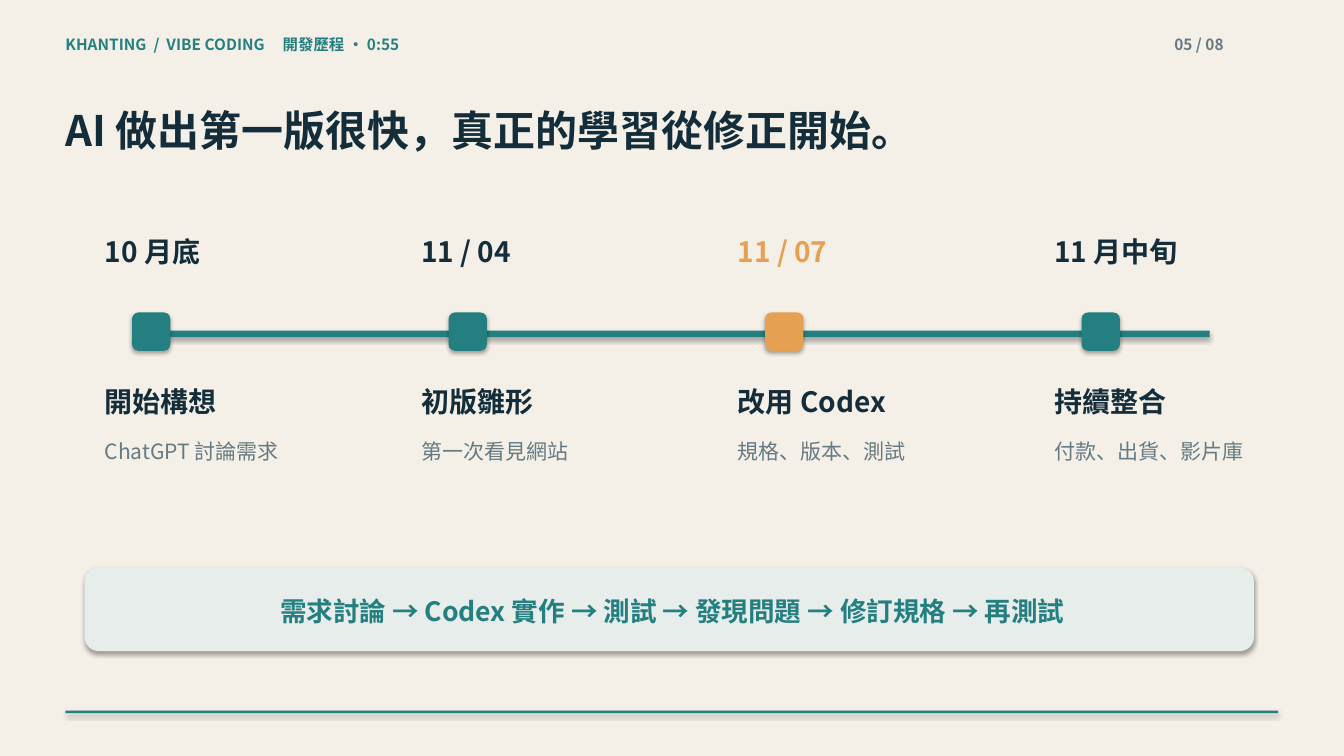
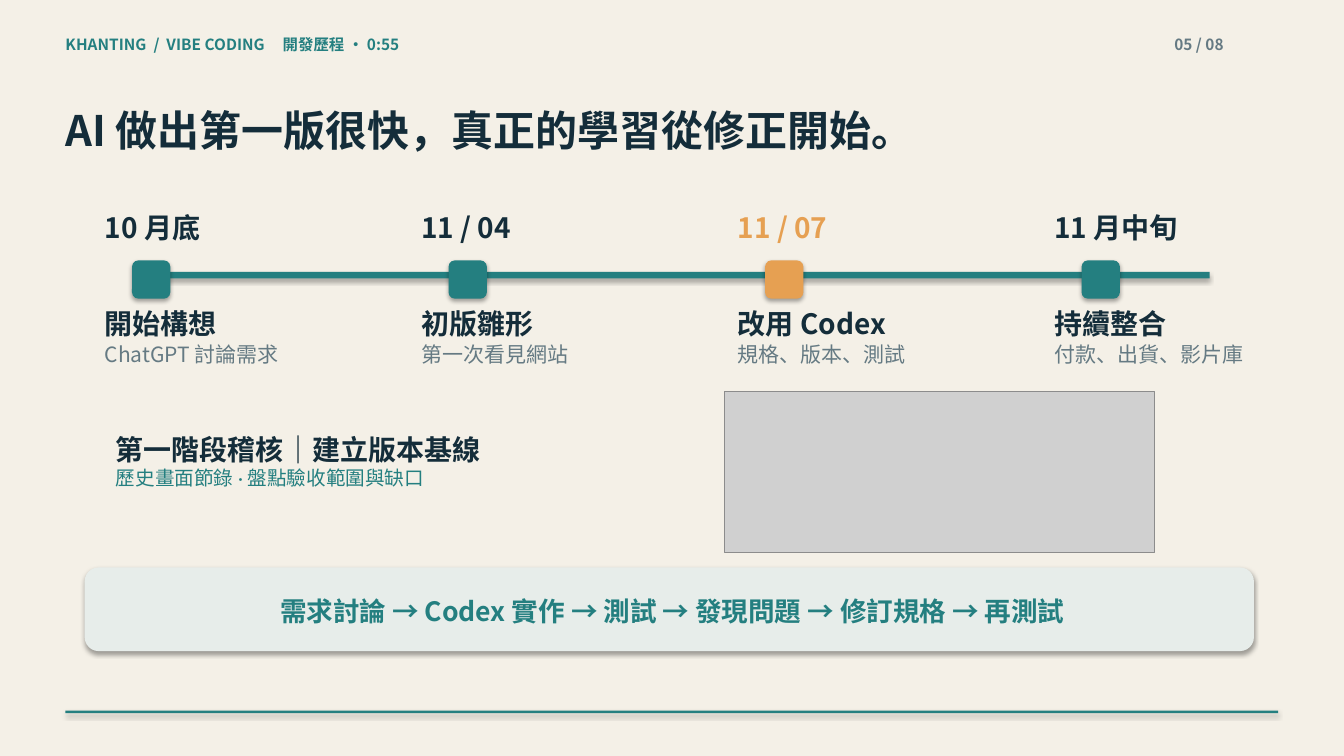
Before and after one commit to klfishmen/Khanting-Seafood-Demo, a slide deck: slide 5 of presentation/downloads/崁仔頂小商人_Vibe_Coding_簡報_V1.4_第六頁更新.pptx. Drawn at 1344x756 pixels with LibreOffice and Linux fonts; fonts in the diff are those of the drawing; grey boxes stand for pictures. Boxes give left, top, right and bottom in pixels: in the first picture for what was removed or moved away, otherwise in the second. Text is boxed around its words. In the diff, an @@ line names an element or a change of style, - is before the commit and + after.

```diff
--- a/presentation/downloads/崁仔頂小商人_Vibe_Coding_簡報_V1.4_第六頁更新.pptx
+++ b/presentation/downloads/崁仔頂小商人_Vibe_Coding_簡報_V1.4_第六頁更新.pptx
@@ 4 texts: place and size @@
-4 texts at [105, 238, 1178, 265]
+4 texts at [105, 214, 1178, 241]
@@ 4 rounded rectangles: place and size @@
-4 rounded rectangles at [132, 313, 1120, 351]
+4 rounded rectangles at [132, 260, 1120, 298]
@@ rectangle: place and size @@
-rectangle at [136, 331, 1210, 338]
+rectangle at [136, 272, 1210, 279]
@@ 4 texts: place and size @@
-4 texts at [105, 388, 1166, 415]
+4 texts at [105, 310, 1166, 337]
@@ 4 texts: place and size @@
-4 texts at [105, 441, 1243, 461]
+4 texts at [105, 344, 1243, 364]
@@ picture added at [725, 391, 1155, 553] @@
@@ text added at [116, 435, 481, 487], 14 pt, text #247F80 @@
+第一階段稽核｜建立版本基線
+歷史畫面節錄 · 盤點驗收範圍與缺口
```
Also in this commit, not shown: 11 other files.
